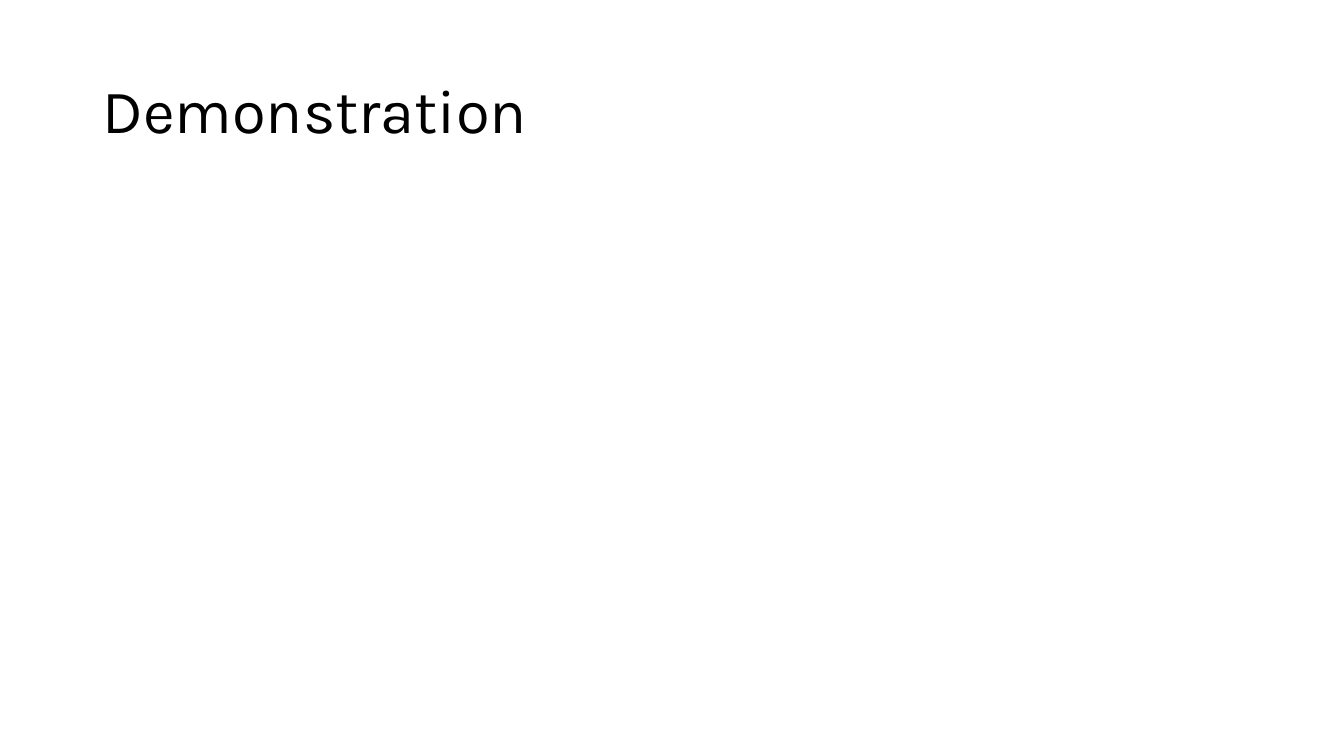
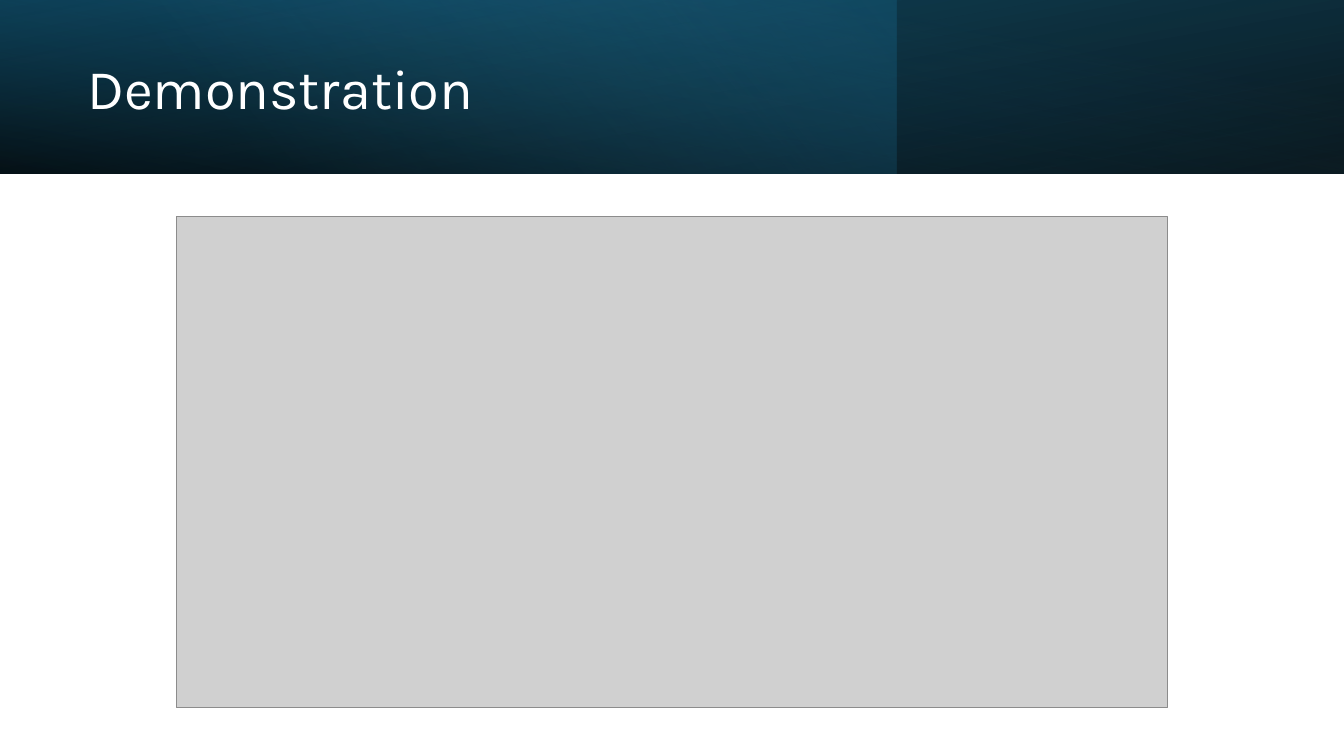
Before and after one commit to shahd9290/Competitive-Revision-Website, a slide deck: slide 6 of documents/Danyal Shah Interim Presentation.pptx. Drawn at 1344x756 pixels with LibreOffice and Linux fonts; fonts in the diff are those of the drawing; grey boxes stand for pictures. Boxes give left, top, right and bottom in pixels: in the first picture for what was removed or moved away, otherwise in the second. Text is boxed around its words. In the diff, an @@ line names an element or a change of style, - is before the commit and + after.

Commit message:
Add Video & Design to Presentation

```diff
--- a/documents/Danyal Shah Interim Presentation.pptx
+++ b/documents/Danyal Shah Interim Presentation.pptx
@@ rectangle added at [0, 0, 1344, 173], fill gradient #000000 to #104862 @@
@@ rectangle added at [0, 0, 896, 173], fill gradient #156082 to #46B1E1 @@
@@ rectangle added at [0, 0, 1344, 173], fill gradient #000000 to #156082 @@
@@ title "Demonstration": place and size @@
-title "Demonstration" at [102, 90, 527, 134]
+title "Demonstration" at [87, 70, 473, 110]
@@ title "Demonstration" at [87, 70, 473, 110]: size 44 to 40 pt, text colour #000000 to #FFFFFF @@
@@ picture added at [176, 217, 1169, 708] @@
```
Also in this commit, not shown: 6 other slides changed.
